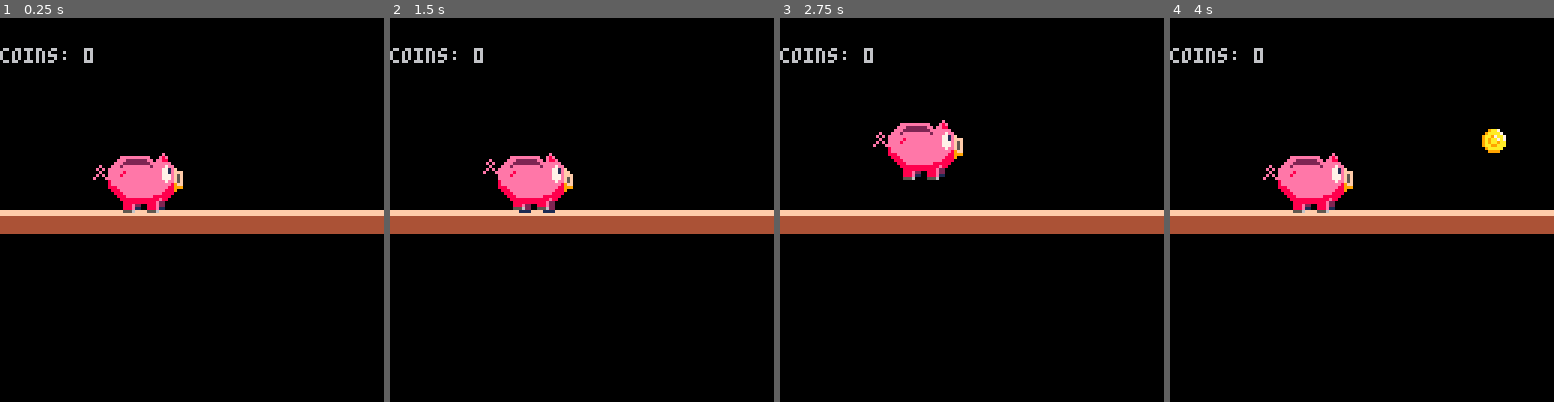
Above: before the commit, frames 1-4 (left to right).
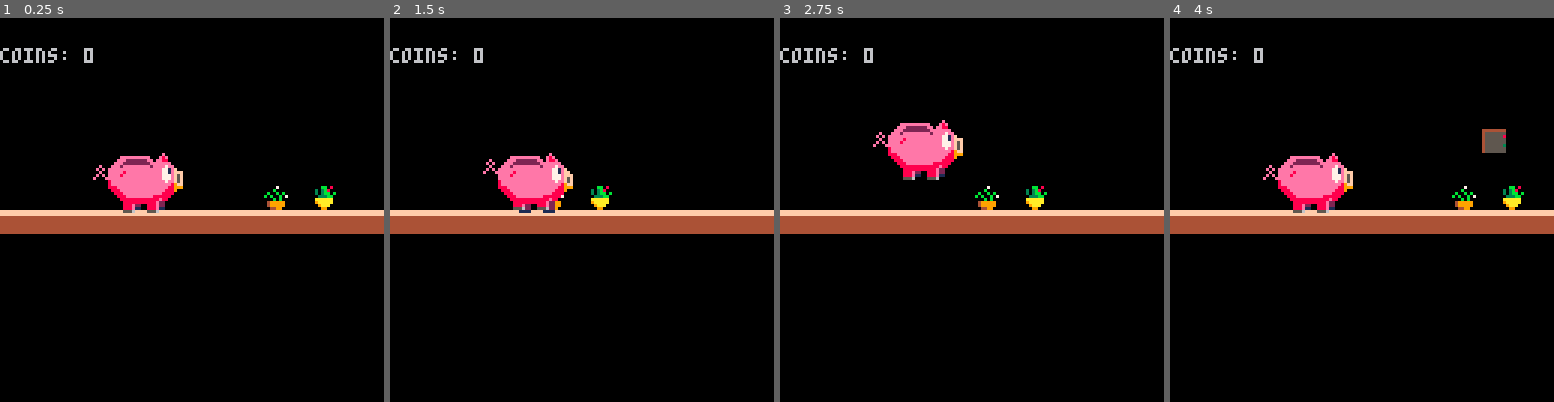
Above: after the commit, the same moments.

Repository: Houzvicka/ld44
Game: PICO-8 cartridge piggy.p8
The game is run twice, just before and just after one commit, with the same random seed, the same clock (stepped at 60 frames per second) and the same inputs.
Inputs:
- Up to frame 1 (0.25 s): no input
- Up to frame 2 (1.5 s): no input
- Up to frame 3 (2.75 s): hold Right 1.6-2.1 s; hold Up 2.15-2.42 s; hold Right from 2.47 s (still down)
- Up to frame 4 (4 s): release Right at 3.03 s; hold Left 3.08-3.58 s

The runs differ from the first frame. In frame 1, 0.4% of the frame differs, in the area x 68-88%, y 43-50%; in frame 2, 0.3%; in frame 3, 0.4%; in frame 4, 0.8%, in the area x 73-93%, y 28-50%.

Commit message:
Update piggy.p8
reorganized sprites, MOVED COINS (!!!)

Diff:
--- a/piggy.p8
+++ b/piggy.p8
@@ -287,24 +287,9 @@
 
 
 
-…(15 lines of a section not shown)…
 __gff__
-0004040404040408010100000000000001010101000000000000000000000000010101010000000000000000000000000101000000000000000000000000000004000000000000000000000000000000000000000000000000000000000000000000000000000000000000000000000000000000000000000000000000000000
-0000000000000000000000000000000000000000000000000000000000000000000000000000000000000000000000000000000000000000000000000000000000000000000000000000000000000000000000000000000000000000000000000000000000000000000000000000000000000000000000000000000000000000
+0001010000000008010100000404040401010100000000000000000000000000000000010100000000000000000000000100000101000000000000000000000004000000000000000000000000000000000000000000000000000000000000000000000000000000000000000000000000000000000000000000000000000000
+0000010100000000000000000000000000000101000000000000000000000000000000000000000000000000000000000000000000000000000000000000000000040404040404080000000000000000010101010000000000000000000000000101010100000000000000000000000001010000000000000000000000000000
 __map__
 0000000000000000000000000000000000000000000000000000000000000000000000000000000000000000000000000000000000000000000000000000000000000000000000000000000000000000000000000000000000000000000000000000000000000000000000000000000000000000000000000000000000000000
 0000000000000000000000000000000000000000000000000000000000000000000000000000000000000000000000000000000000000000000000000000000000000000000000000000000000000000000000000000000000000000000000000000000000000000000000000000000000000000000000000000000000000000
@@ -313,5 +298,5 @@
 0000000000000000000000000000000000000000000000000000000000000000000000000000000000000000000000000000000000000000000000000000000000000000000000000000000000000000000000000000000000000000000000000000000000000000000000000000000000000000000000000000000000000000
 0000000000000000000000000000000000000000000000000000000000000000000000000000000000000000000000000000000000000000000000000000000000000000000000000000000000000000000000000000000000000000000000000000000000000000000000000000000000000000000000000000000000000000
 0000000000000000000000000000000000000000000000000000000000000000000000000000000000000000000000000000000000000000000000000000000000000000000000000000000000000000000000000000000000000000000000000000000000000000000000000000000000000000000000000000000000000000
-0000000000000000000000000000000000000000000000000000000000000000000000000000000000000000000000000000000000000000000000000000000000000000000000000000000000000000000000000000000000000000000000000000000000000000000000000000000000000000000000000000000000000000
+0000000000000000000000003700270000000000000000000000000000000000000000000000000000000000000000000000000000000000000000000000000000000000000000000000000000000000000000000000000000000000000000000000000000000000000000000000000000000000000000000000000000000000
 0707070707070707070707070707070707070707070707070707070707070707070707070707070707070707070707070707070700000000000000000000000000000000000000000000000000000000000000000000000000000000000000000000000000000000000000000000000000000000000000000000000000000000
Not shown, changed: 47 lines of the sprite sheet (__gfx__) section of piggy.p8
